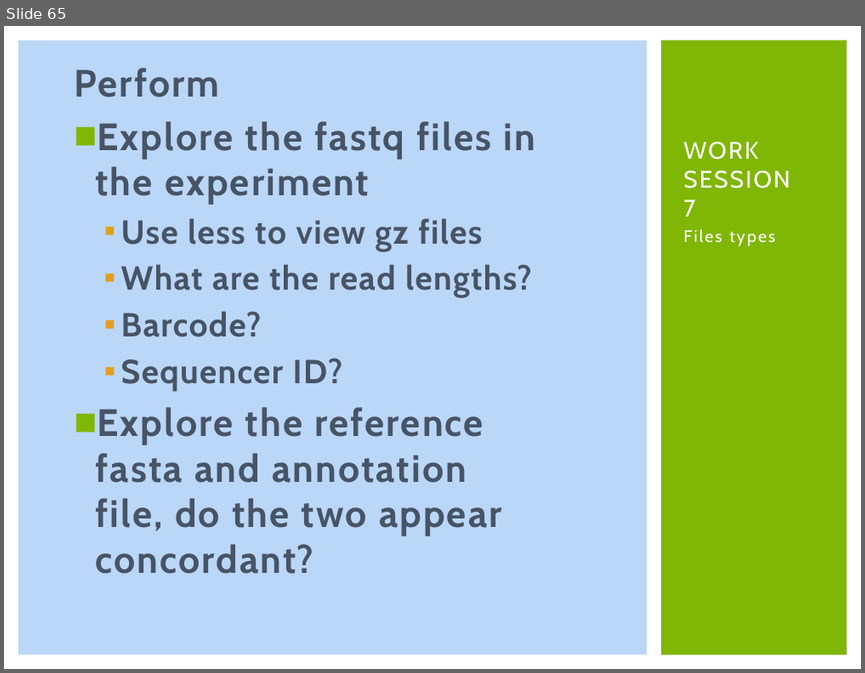
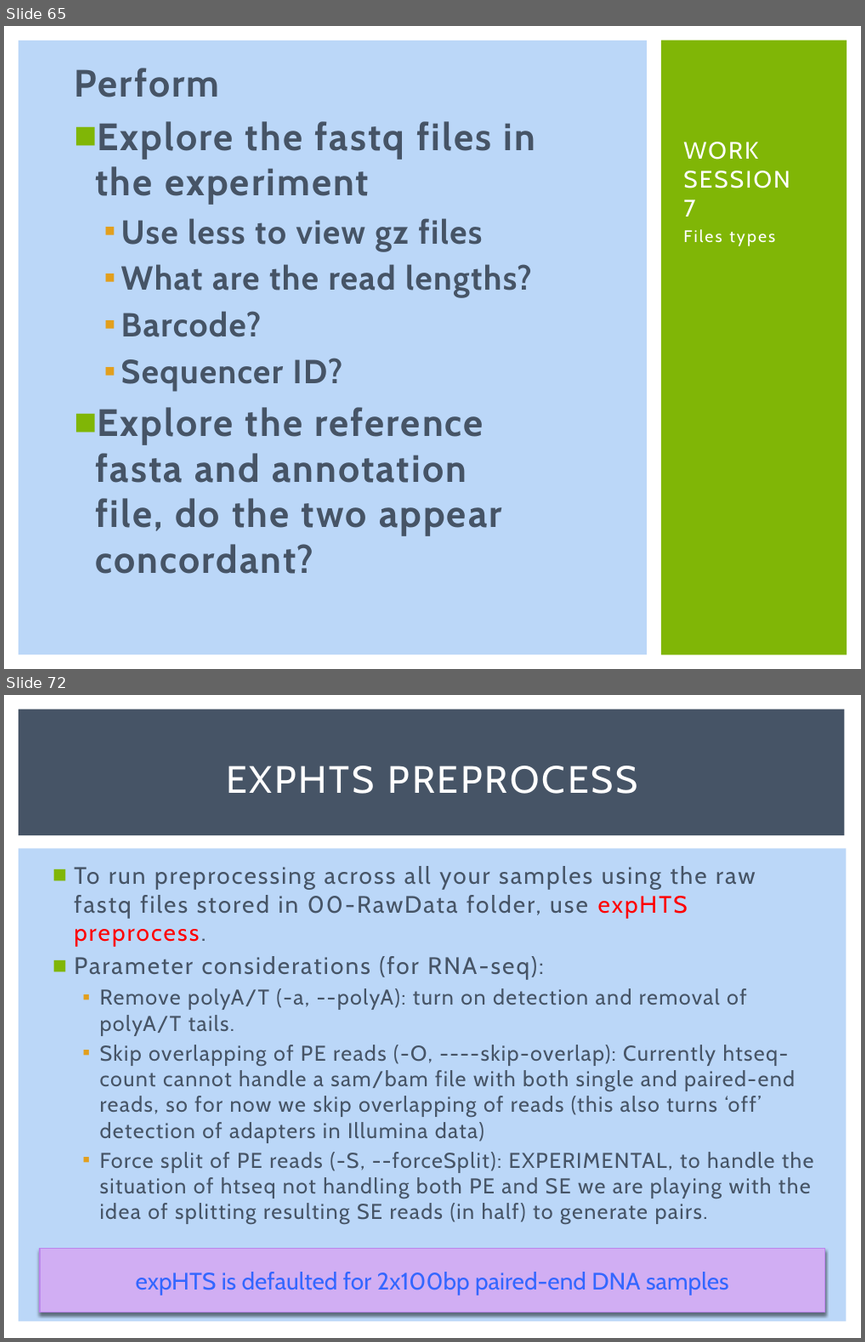
Before and after one commit to msettles/Workshop_RNAseq, a slide deck: powerpoints/RNA-seq-Piracicaba2015.pptx. Shown one above the other, each under a label of ours: slide 65 before the commit, slides 65 and 72 after it; the slides between them are not shown. The pictures are 865x673 and 865x1342 pixels, drawn with LibreOffice and Linux fonts; fonts in the diff are those of the drawing. Boxes give left, top, right and bottom in pixels: in the first picture for what was removed or moved away, otherwise in the second. Text is boxed around its words. In the diff, an @@ line names an element or a change of style, - is before the commit and + after.

```diff
--- a/powerpoints/RNA-seq-Piracicaba2015.pptx
+++ b/powerpoints/RNA-seq-Piracicaba2015.pptx
@@ slide 72 added at (x1=4, y1=695, x2=861, y2=1338), background #FFFFFF @@
@@ rectangle added at (x1=18, y1=709, x2=845, y2=835), fill #465466 @@
@@ title added at (x1=226, y1=766, x2=638, y2=794), 32 pt, text #FFFFFF @@
+EXPHTS PREPROCESS
@@ rectangle added at (x1=18, y1=848, x2=846, y2=1321), fill #BBD7F8 @@
@@ text added at (x1=74, y1=866, x2=814, y2=1224), 18 pt, text #465466 @@
+■ To run preprocessing across all your samples using the raw fastq files stored in 00-RawData folder, use expHTS preprocess.
+■ Parameter considerations (for RNA-seq):
+  ▪ Remove polyA/T (-a, --polyA): turn on detection and removal of polyA/T tails.
+  ▪ Skip overlapping of PE reads (-O, ----skip-overlap): Currently htseq-count cannot handle a sam/bam file with both single and paired-end reads, so for now we skip overlapping of reads (this also turns ‘off’ detection of adapters in Illumina data)
+  ▪ Force split of PE reads (-S, --forceSplit): EXPERIMENTAL, to handle the situation of htseq not handling both PE and SE we are playing with the idea of splitting resulting SE reads (in half) to generate pairs.
@@ rectangle added at (x1=40, y1=1247, x2=826, y2=1312), fill #D1AEF3, outline #BB85EC 0.79 pt, 20 pt, text #3366FF @@
+expHTS is defaulted for 2x100bp paired-end DNA samples
```
Also in this commit, not shown: 31 other slides added, 6 other files.
